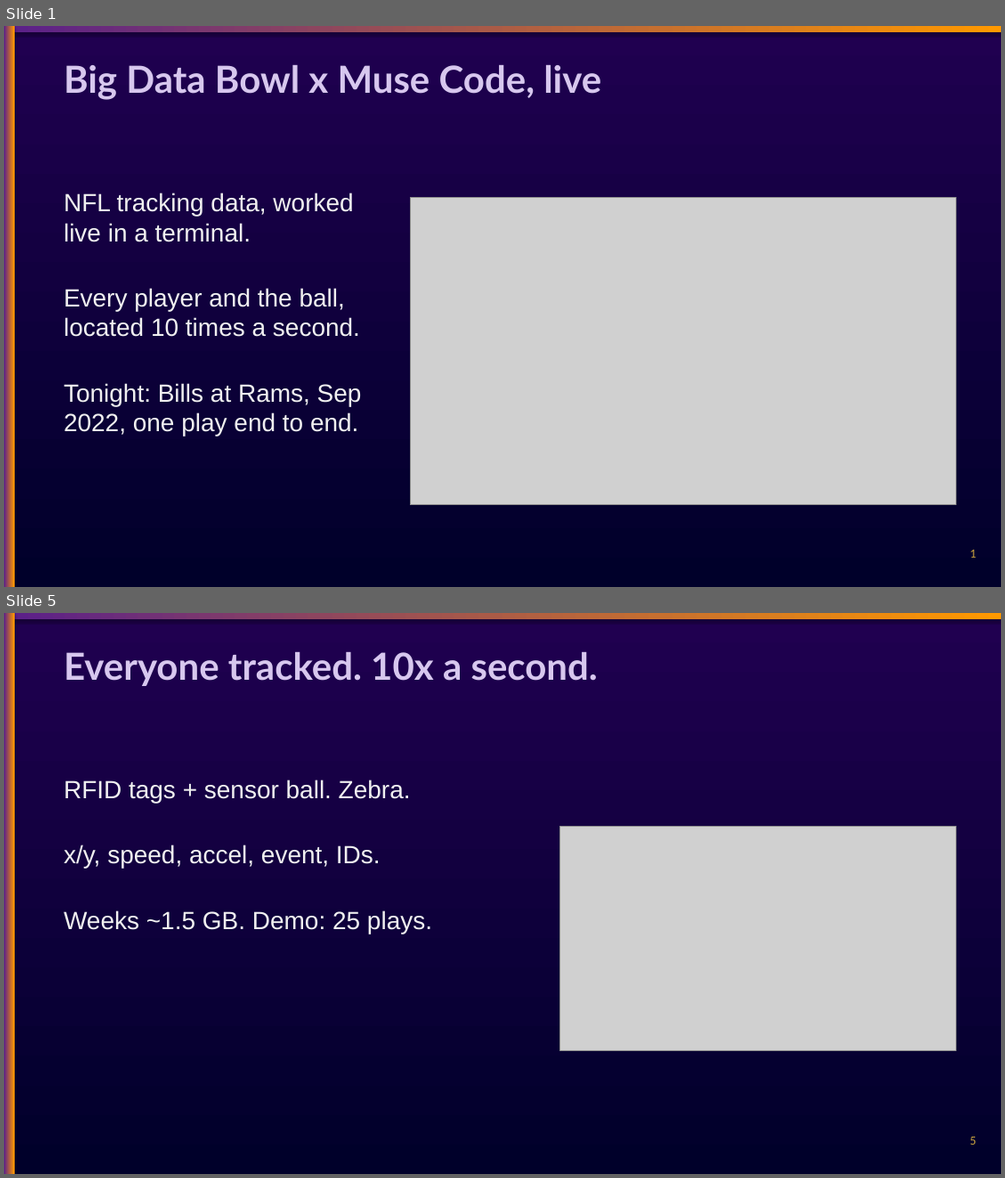
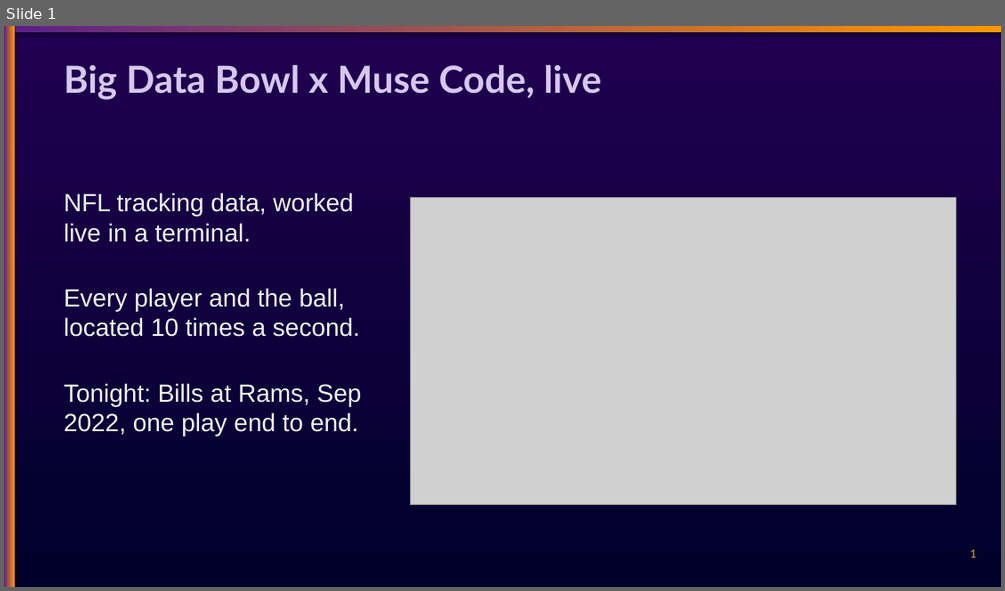
Before and after one commit to chasko-labs/nfl-big-data-bowl-2027, a slide deck: deck/unified.pptx. Shown one above the other, each under a label of ours: slides 1 and 5 before the commit, slide 1 after it; the slides between them are not shown. The pictures are 1005x1178 and 1005x591 pixels, drawn with LibreOffice and Linux fonts; fonts in the diff are those of the drawing; grey boxes stand for pictures. Boxes give left, top, right and bottom in pixels: in the first picture for what was removed or moved away, otherwise in the second. Text is boxed around its words. In the diff, an @@ line names an element or a change of style, - is before the commit and + after.

```diff
--- a/deck/unified.pptx
+++ b/deck/unified.pptx
@@ slide 5 removed at <box>4,613,1001,1174</box>, background gradient #00002A to #200050 @@
@@ rectangle removed at <box>4,613,1001,619</box> @@
@@ rectangle removed at <box>4,613,15,1174</box> @@
@@ text removed at <box>64,652,598,686</box> @@
-Everyone tracked. 10x a second.
@@ text removed at <box>64,779,432,933</box> @@
-RFID tags + sensor ball. Zebra.
-x/y, speed, accel, event, IDs.
-Weeks ~1.5 GB. Demo: 25 plays.
@@ picture removed at <box>559,826,956,1051</box> @@
@@ text removed at <box>970,1136,976,1144</box> @@
-5
```
Also in this commit, not shown: 7 slides changed, 9 slides added, 8 other slides removed.
